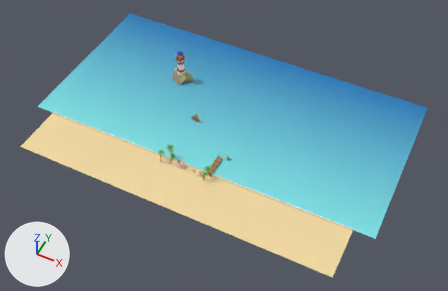
A saved change to the Blender file environments/beach.blend.
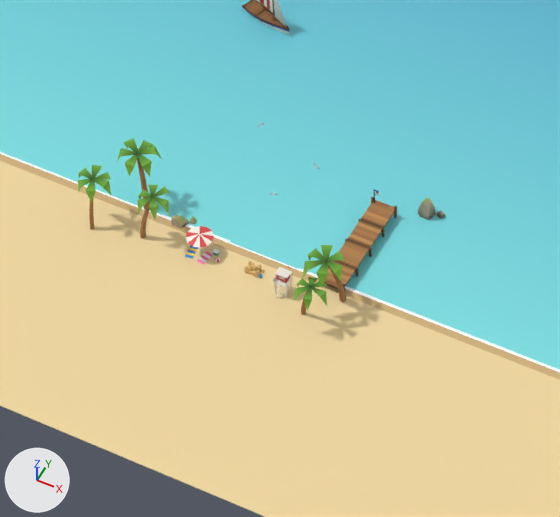
The first picture shows the older version from a 50 mm lens placed at (98.1, -155.4, 225.3), pointed at (7.0, 27.0, -2.6). The close-ups show the older and then the newer version on the part from 32% to 57% of the width and 40% to 76% of the height of that picture. Only the edits that show in the close-ups are written down. Lighting does not change. The marker at lower left points along +X, +Y and +Z.

The first close-up shows 'Foam3', 'Palm0', 'Palm1', 'Palm2', 'Palm3', 'Palm4', 'Pier', 'SailBoat', 'Sand', 'Sea', 'Shore' and 10 more.
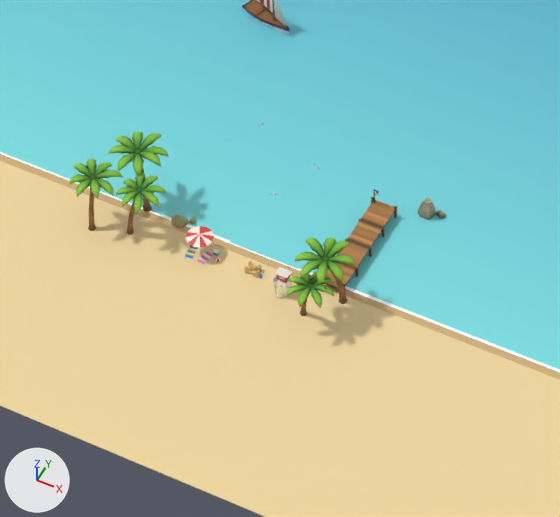
The change in detail:
me_palmtree_lod1 is used by ob_palm0; location (-9.1, 3.2, 0.0); rotation (1.571, 0.0, 0.524), in degrees (90, 0, 30); scale (0.85, 0.85, 0.85).
me_palmtree_lod1 had 62 vertices, 50 faces and spanned x -0.32..3.53, y -0.22..6.45, z -2.62..1.79.
me_palmtree_lod1 now has 607 vertices, 1162 faces and spans x -1.24..4.35, y -0.25..7.09, z -3.26..2.42.
me_palmtree_lod1 part 1: a new loose piece, a UV sphere (10 segments, 6 rings, poles along y) spanning x 1.04..1.84, y 5.91..6.59, z -0.9..-0.06, in mat_propvertexmat.
me_palmtree_lod1 part 2: a new loose piece of 44 vertices spanning x 0.98..2.08, y 6.08..6.97, z -3.26..-0.5, in mat_propvertexmat.
me_palmtree_lod1 part 3: a new loose piece of 44 vertices spanning x -0.37..1.43, y 5.68..6.69, z -2.41..-0.49, in mat_propvertexmat.
me_palmtree_lod1 part 4: a new loose piece of 44 vertices spanning x -1.24..1.43, y 5.82..6.8, z -1.0..0.11, in mat_propvertexmat.
me_palmtree_lod1 part 5: a new loose piece of 44 vertices spanning x -0.47..1.43, y 6.23..7.09, z -0.46..1.69, in mat_propvertexmat.
me_palmtree_lod1 part 6: a new loose piece of 44 vertices spanning x 0.77..1.86, y 5.71..6.81, z -0.47..2.42, in mat_propvertexmat.
me_palmtree_lod1 part 7: a new loose piece of 44 vertices spanning x 1.45..3.6, y 5.99..7.01, z -0.47..1.81, in mat_propvertexmat.
me_palmtree_lod1 part 8: a new loose piece of 44 vertices spanning x 1.45..4.35, y 5.63..6.78, z -1.03..0.08, in mat_propvertexmat.
me_palmtree_lod1 part 9: a new loose piece of 44 vertices spanning x 1.45..3.54, y 5.84..6.87, z -2.59..-0.49, in mat_propvertexmat.
me_palmtree_lod1 part 10: 6 loose pieces with 18 vertices, spanning x -0.21..3.53, y 4.41..6.45, z -2.62..1.79, are deleted.
me_palmtree_lod1 part 11: 43 vertices removed from x -0.32..3.33, y -0.22..6.45, z -2.15..1.23; 100 vertices added at x -0.43..1.62, y -0.25..6.31, z -0.67..0.45.
Other edits to the shape of me_palmtree_lod1 do not show in these pictures.
Object 'Palm0' (ob_palm0) moves from (-9.1, 3.2, 0.0) to (-10.5, 3.2, 0.0).

Boxes [x1, y1, x2, y2] around the edits, measured in the close-ups (560 x 517 px):
'Palm1', reshaped (33% wider, 12% taller)
    before: [117, 138, 162, 209]
    after: [109, 132, 169, 212]
'Palm3', reshaped (36% wider, 15% taller)
    before: [302, 245, 346, 303]
    after: [295, 237, 355, 304]
'Palm0', reshaped, moved (55% wider, 16% taller)
    before: [138, 185, 170, 239]
    after: [116, 172, 166, 235]
'Palm4', reshaped (53% wider, 11% taller)
    before: [78, 165, 113, 230]
    after: [69, 159, 123, 231]
'Palm2', reshaped (37% wider, 18% taller)
    before: [293, 277, 327, 315]
    after: [287, 271, 334, 316]
part 1 of me_palmtree_lod1, added
    after: [90, 149, 329, 288]
part 2 of me_palmtree_lod1, added
    after: [74, 145, 333, 286]
part 3 of me_palmtree_lod1, added
    after: [69, 153, 343, 284]
part 4 of me_palmtree_lod1, added
    after: [76, 154, 355, 284]
part 5 of me_palmtree_lod1, added
    after: [89, 152, 349, 286]
part 6 of me_palmtree_lod1, added
    after: [95, 146, 336, 296]
part 7 of me_palmtree_lod1, added
    after: [95, 133, 325, 308]
part 8 of me_palmtree_lod1, added
    after: [94, 132, 323, 308]
part 9 of me_palmtree_lod1, added
    after: [86, 136, 334, 296]
part 10 of me_palmtree_lod1, deleted
    before: [78, 143, 345, 310]
part 11 of me_palmtree_lod1, built on
    before: [78, 138, 346, 315]
    after: [88, 169, 347, 316]
